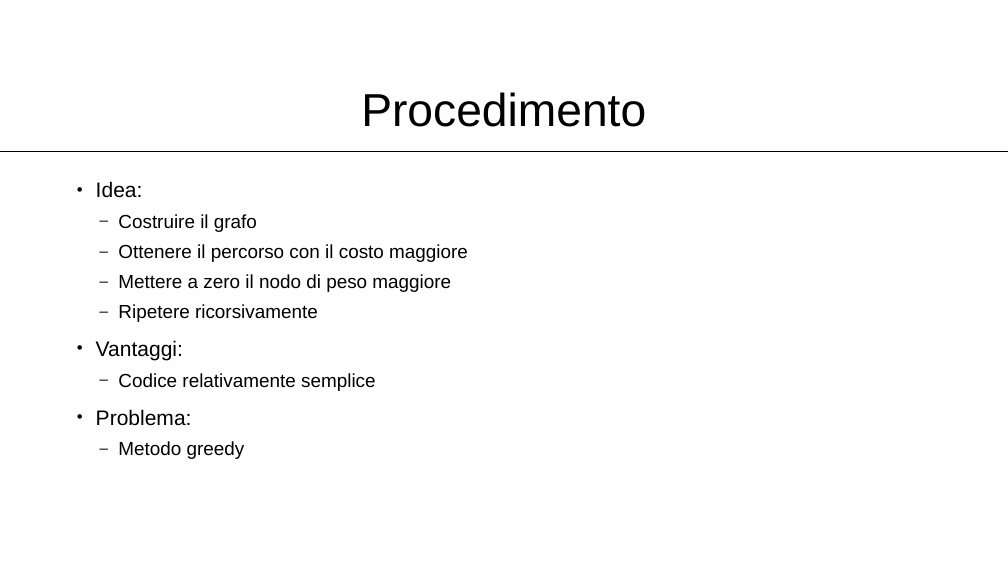
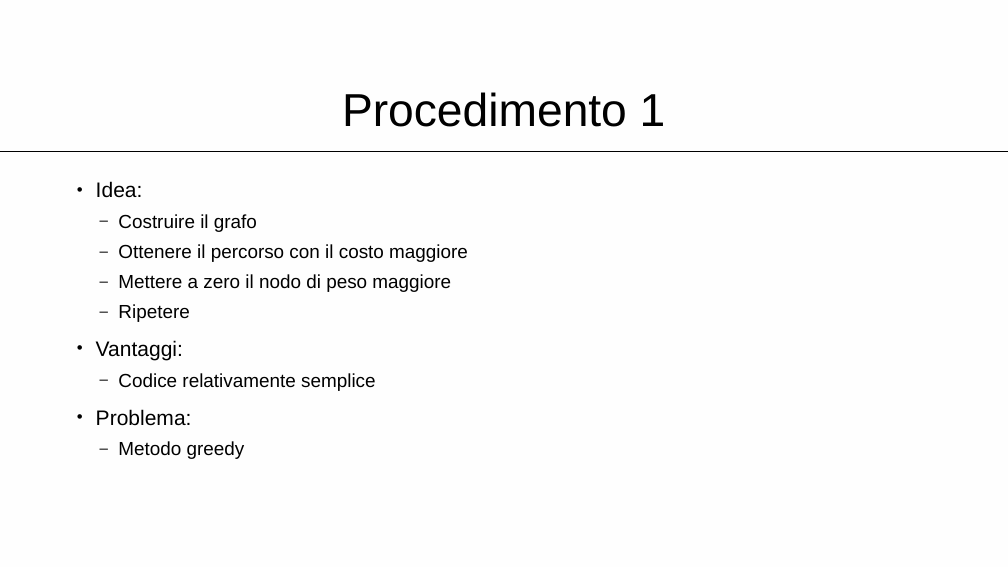
Before and after one commit to gabrialessi/MapOfTasks, a slide deck: slide 4 of Presentazione.pptx. Drawn at 1008x567 pixels with LibreOffice and Linux fonts; fonts in the diff are those of the drawing. Boxes give left, top, right and bottom in pixels: in the first picture for what was removed or moved away, otherwise in the second. Text is boxed around its words. In the diff, an @@ line names an element or a change of style, - is before the commit and + after.

```diff
--- a/Presentazione.pptx
+++ b/Presentazione.pptx
@@ title at <box>342,92,666,127</box>: text changed @@
-Procedimento
+Procedimento 1
@@ text at <box>118,304,189,322</box>: text changed @@
-  – Ripetere ricorsivamente
+  – Ripetere
```
Also in this commit, not shown: 3 other slides changed, 1 slide added, 1 slide removed.
